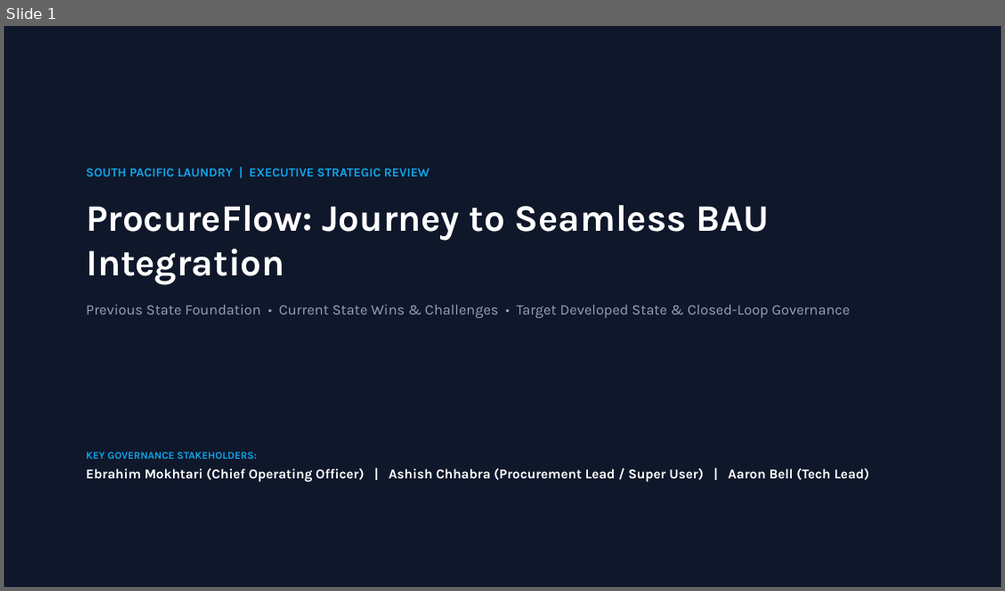
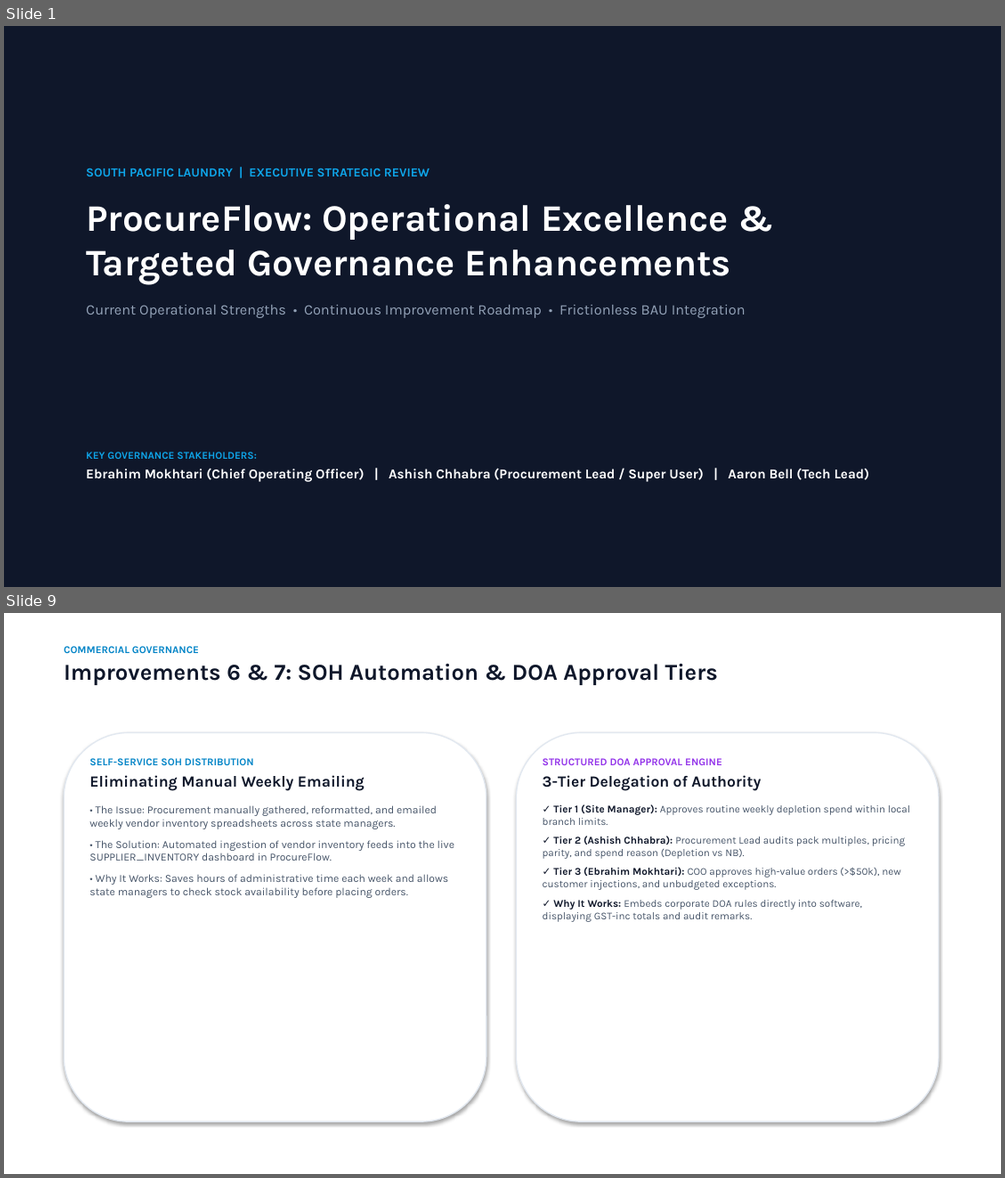
Before and after one commit to SPLGit-Project/ProcureFlow-App, a slide deck: docs/ProcureFlow_Executive_Roadmap.pptx. Shown one above the other, each under a label of ours: slide 1 before the commit, slides 1 and 9 after it; the slides between them are not shown. The pictures are 1005x591 and 1005x1178 pixels, drawn with LibreOffice and Linux fonts; fonts in the diff are those of the drawing. Boxes give left, top, right and bottom in pixels: in the first picture for what was removed or moved away, otherwise in the second. Text is boxed around its words. In the diff, an @@ line names an element or a change of style, - is before the commit and + after.

Commit message:
docs: align presentation deck with operational strengths and remove workshop/checklist slides

```diff
--- a/docs/ProcureFlow_Executive_Roadmap.pptx
+++ b/docs/ProcureFlow_Executive_Roadmap.pptx
@@ slide 9 added at (x1=4, y1=613, x2=1001, y2=1174), background #FFFFFF @@
@@ text added at (x1=64, y1=646, x2=718, y2=685), 22 pt, text #0F172A, bold @@
+COMMERCIAL GOVERNANCE
+Improvements 6 & 7: SOH Automation & DOA Approval Tiers
@@ rounded rectangle added at (x1=64, y1=732, x2=486, y2=1121), fill #FFFFFF, outline #E2E8F0 1.2 pt @@
@@ rounded rectangle added at (x1=517, y1=732, x2=938, y2=1121), fill #FFFFFF, outline #E2E8F0 1.2 pt @@
@@ text added at (x1=89, y1=758, x2=454, y2=898), 10.5 pt, text #475569 @@
+SELF-SERVICE SOH DISTRIBUTION
+Eliminating Manual Weekly Emailing
+• The Issue: Procurement manually gathered, reformatted, and emailed weekly vendor inventory spreadsheets across state managers.
+• The Solution: Automated ingestion of vendor inventory feeds into the live SUPPLIER_INVENTORY dashboard in ProcureFlow.
+• Why It Works: Saves hours of administrative time each week and allows state managers to check stock availability before placing orders.
@@ text added at (x1=542, y1=758, x2=910, y2=922), 10 pt, text #475569 @@
+STRUCTURED DOA APPROVAL ENGINE
+3-Tier Delegation of Authority
+✓ Tier 1 (Site Manager): Approves routine weekly depletion spend within local branch limits.
+✓ Tier 2 (Ashish Chhabra): Procurement Lead audits pack multiples, pricing parity, and spend reason (Depletion vs NB).
+✓ Tier 3 (Ebrahim Mokhtari): COO approves high-value orders (>$50k), new customer injections, and unbudgeted exceptions.
+✓ Why It Works: Embeds corporate DOA rules directly into software, displaying GST-inc totals and audit remarks.
@@ slide 1 changed as well @@
@@ text at (x1=86, y1=204, x2=745, y2=318): text changed @@
-ProcureFlow: Journey to Seamless BAU Integration
-Previous State Foundation • Current State Wins & Challenges • Target Developed State & Closed-Loop Governance
+ProcureFlow: Operational Excellence &
+Targeted Governance Enhancements
+Current Operational Strengths • Continuous Improvement Roadmap • Frictionless BAU Integration
```
Also in this commit, not shown: 4 other slides changed, 4 other slides added, 5 slides removed.
